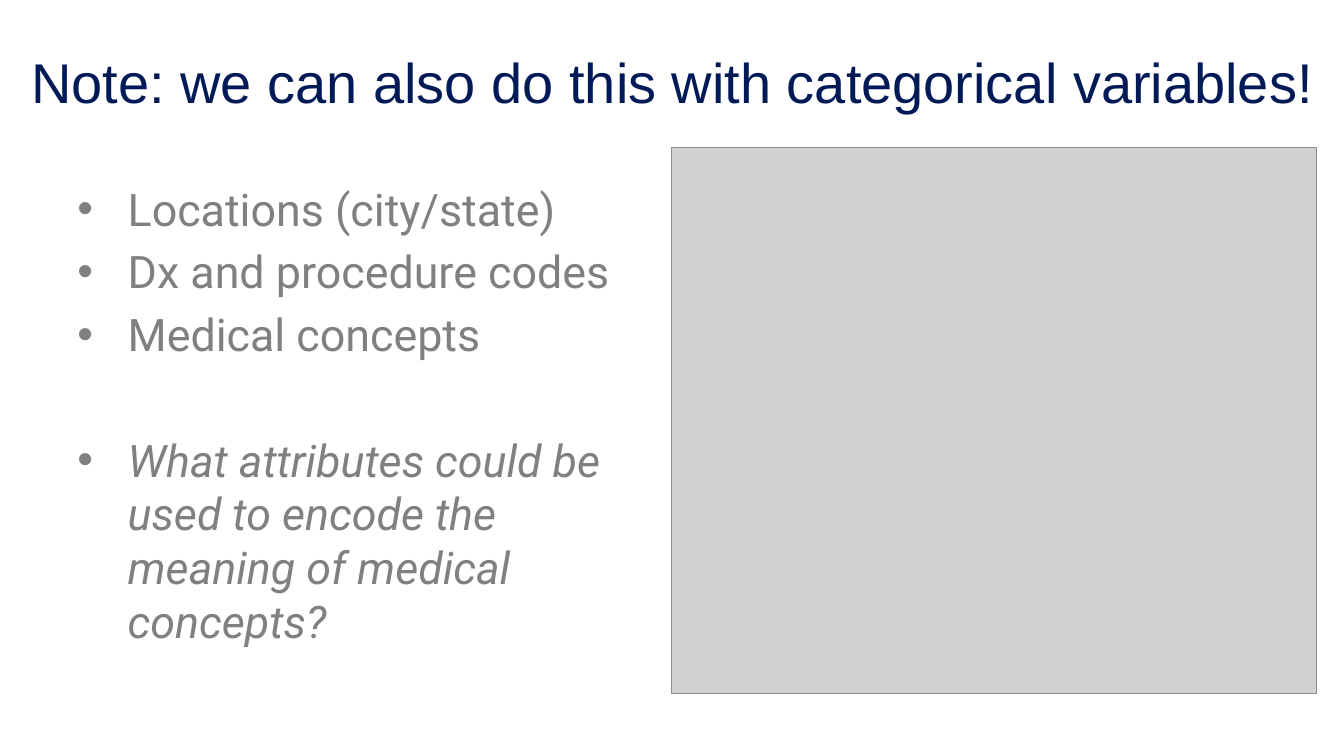
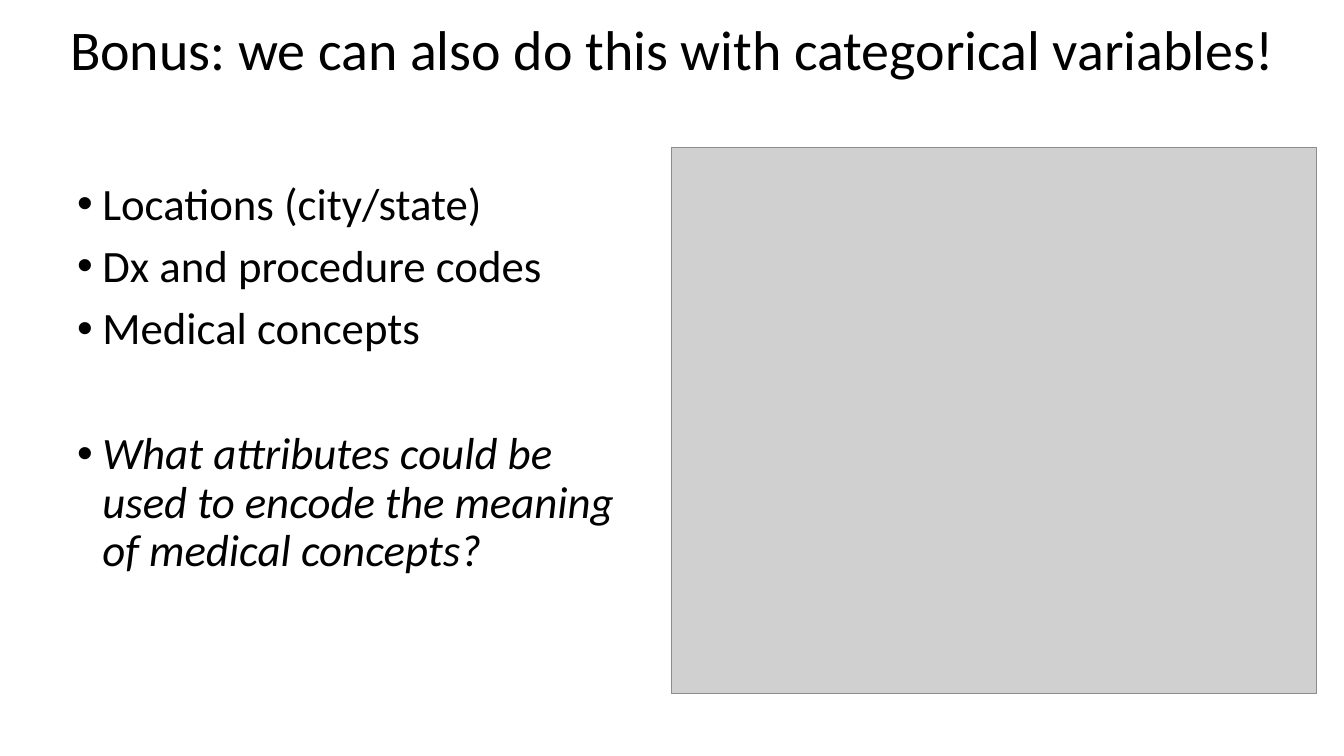
Before and after one commit to mengelhard/mmci_applied_ds, a slide deck: slide 44 of lectures/ll12.pptx (slide 21 before the commit). Drawn at 1344x756 pixels with LibreOffice and Linux fonts; fonts in the diff are those of the drawing; grey boxes stand for pictures; background and template pictures are left out. Boxes give left, top, right and bottom in pixels: in the first picture for what was removed or moved away, otherwise in the second. Text is boxed around its words. In the diff, an @@ line names an element or a change of style, - is before the commit and + after.

```diff
--- a/lectures/ll12.pptx
+++ b/lectures/ll12.pptx
@@ title "Bonus: we can also do ..." at (x1=70, y1=31, x2=1273, y2=80): vertical alignment middle to top @@
@@ title at (x1=70, y1=31, x2=1273, y2=80): text changed; font Arial to Calibri; text colour #001A57 to #000000 @@
-Note: we can also do this with categorical variables!
+Bonus: we can also do this with categorical variables!
@@ text "Locations (city/state)" at (x1=102, y1=187, x2=614, y2=574): font Roboto to Calibri, text colour #808080 to #000000; indent changed; line spacing 1 to 0.9; more space between paragraphs @@
```
Also in this commit, not shown: 66 other slides changed, 3 slides added, 5 slides removed, 4 other files.
